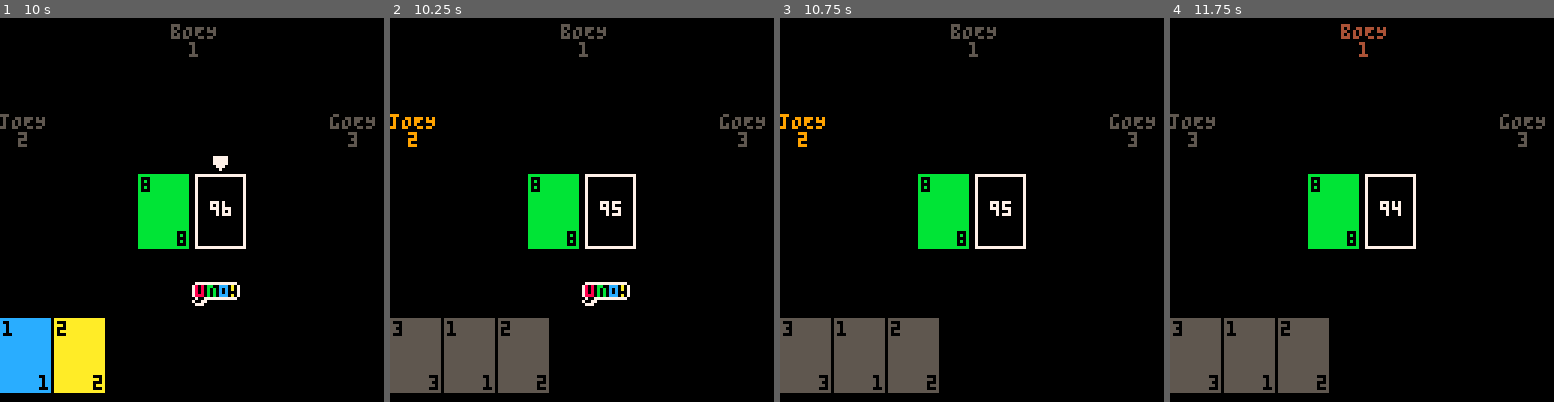
Above: before the commit, frames 1-4 (left to right).
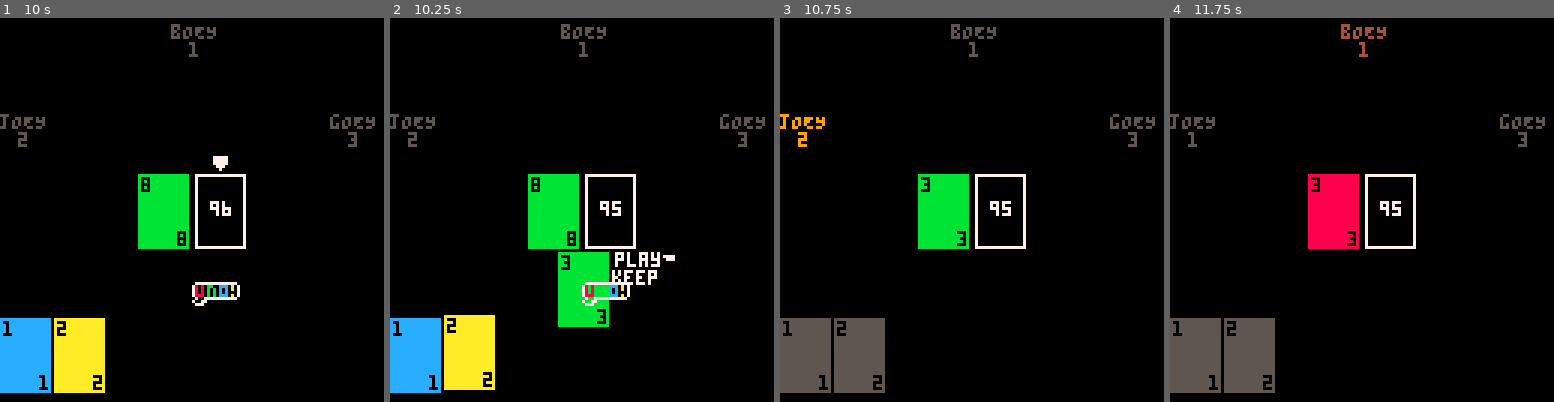
Above: after the commit, the same moments.

Repository: jakeharris/picuno
Game: PICO-8 cartridge carts/picuno.p8
Same seed, same stepped clock (60 frames per second), same inputs: the game is played once before the commit and once after it.
Inputs:
- Up to frame 1 (10 s): tap X (X key) at 0.33, 1.07, 1.85, 2.97, 4.08, 5.2, 6.32, 7.43, 8.55, 9.67 s; tap O (Z key) at 0.7, 1.7, 2.1, 2.5, 2.9, 3.3, 3.7, 4.1, 4.5, 4.9, 5.3, 5.7, 6.1, 6.5, 6.9, 7.3, 7.7, 8.1, 8.5, 8.9, 9.3, 9.7 s; hold Right 1.6-2.1 s; hold Up 2.15-2.42 s; hold Right 2.47-3.03 s; hold Left 3.08-3.58 s; hold Down 3.63-3.97 s; hold Right 4.02-4.68 s; hold Up 4.73-5.03 s; hold Left 5.08-5.68 s; hold Down 5.73-6.03 s; hold Right 6.08-6.58 s; hold Right 6.63-7.13 s; hold Up 7.18-7.45 s; hold Right 7.5-8.07 s; hold Left 8.12-8.62 s; hold Down 8.67-9 s; hold Right 9.05-9.72 s; hold Up from 9.77 s (still down)
- Up to frame 2 (10.25 s): release Up at 10.07 s; tap O (Z key) at 10.1 s; hold Left from 10.12 s (still down)
- Up to frame 3 (10.75 s): tap O (Z key) at 10.5 s; release Left at 10.72 s
- Up to frame 4 (11.75 s): hold Down 10.77-11.07 s; tap X (X key) at 10.78 s; tap O (Z key) at 10.9, 11.3, 11.7 s; hold Right 11.12-11.62 s

Frame 1 is identical in both runs. In frame 2, 11% of the frame differs, in the area x 0-75%, y 25-98%; in frame 3, 2.7%; in frame 4, 5.2%.

Commit message:
Let player play a card they just drew, if they can

Diff:
--- a/carts/picuno.p8
+++ b/carts/picuno.p8
@@ -3,7 +3,6 @@
 __lua__
 
 -- TODO:
--- 2. player should be able to play card they draw
 -- 3. more AIs
 -- 4. splash screen (& start menu?)
 -- 8. animations (drawing and playing)
@@ -56,6 +55,9 @@
 vulnerable_player = 0
 wild_cursor = 1
 is_game_over_mode = false
+is_play_or_keep_mode = false
+play_or_keep_card = nil
+play_or_keep_cursor = 1
 debug_string = ''
 
 wait = 0
@@ -89,6 +91,9 @@
   vulnerable_player = 0
   ai_call_timers = {}
   is_game_over_mode = false
+  is_play_or_keep_mode = false
+  play_or_keep_card = nil
+  play_or_keep_cursor = 1
 
   print_deck()
   render_hand()
@@ -114,6 +118,8 @@
       handle_wild_selection_mode_input()
     elseif is_on_deck then
       handle_deck_input()
+    elseif is_play_or_keep_mode then
+      handle_play_or_keep_mode_input()
     else
       handle_input()
     end
@@ -155,6 +161,9 @@
     render_wild_selection()
   elseif is_on_deck then
     render_deck_cursor()
+  elseif is_play_or_keep_mode then
+    render_play_or_keep_card()
+    render_play_or_keep_cursor()
   elseif current_player == 1 then
     render_cursor()
   end
@@ -328,6 +337,41 @@
 
   local coords = get_center_text_positions(winner_text, 64, 64)
   print(winner_text, coords.x, coords.y, 7)
+end
+
+function render_play_or_keep_card()
+
+  if play_or_keep_card == nil then return end
+
+  local x = 64 - (CARD_CONSTS.width / 2)
+  local y = DISCARD_COORDS.top + CARD_CONSTS.height + 2
+
+  render_card(play_or_keep_card, x, y)
+end
+
+function render_play_or_keep_cursor()
+
+  if play_or_keep_card == nil then return end
+
+  local play_or_keep_x = 64 + (CARD_CONSTS.width / 2) + 2
+  local play_x = play_or_keep_x
+  local play_y = DISCARD_COORDS.top + CARD_CONSTS.height + 2
+  local keep_x = play_or_keep_x
+  local keep_y = DISCARD_COORDS.top + CARD_CONSTS.height + 2 + 6
+  local cursor_x = play_or_keep_x + 4 * 4 + 1
+  local cursor_y = 0
+
+  if play_or_keep_cursor == 1 then
+    play_x += 1
+    cursor_y = play_y + 1
+  else
+    keep_x += 1
+    cursor_y = keep_y + 1
+  end
+
+  print('play', play_x, play_y, 7) -- white
+  print('keep', keep_x, keep_y, 7) -- white
+  spr(3, cursor_x, cursor_y)
 end
 
 function add_defensive_uno(player)
@@ -482,10 +526,48 @@
   end
 
   if btnp(4) then -- z/action/square button
-    add(players[1].hand, draw())
-    sort(players[1].hand, compare_cards)
-    increment_player()
+    play_or_keep_card = draw()
+
+    if can_play(play_or_keep_card) then
+      is_play_or_keep_mode = true
+      play_or_keep_cursor = 1 -- should always start on "play"
+    else
+      add(players[1].hand, play_or_keep_card)
+      sort(players[1].hand, compare_cards)
+      increment_player()
+    end
+
     is_on_deck = false
+  end
+end
+
+function handle_play_or_keep_mode_input()
+  if btnp(2) or btnp(3) then -- up or down
+    if play_or_keep_cursor == 2 then
+      play_or_keep_cursor = 1
+    else
+      play_or_keep_cursor = 2
+    end
+  end
+
+  if btnp(4) then -- z/action/square button
+    if play_or_keep_cursor == 1 then -- play the card
+      add(discard, play_or_keep_card)
+
+      if play_or_keep_card.color == 4 then
+        is_wild_selection_mode = true
+      else
+        resolve_card(play_or_keep_card)
+      end
+    else -- add it to hand
+      add(players[1].hand, play_or_keep_card)
+      sort(players[1].hand, compare_cards)
+      increment_player()
+    end
+
+    is_play_or_keep_mode = false
+    play_or_keep_cursor = 1
+    play_or_keep_card = nil
   end
 end
 
@@ -729,6 +811,7 @@
 
       vulnerable_player = 0
       clear_ai_call_timers()
+      break
     end
   end
 end
